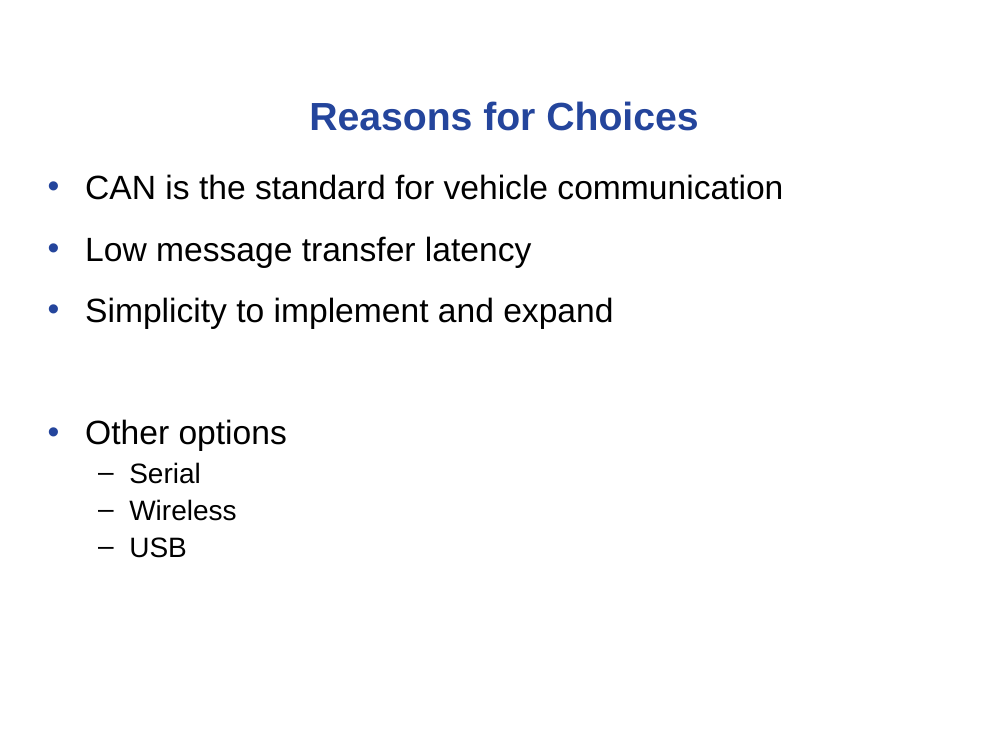
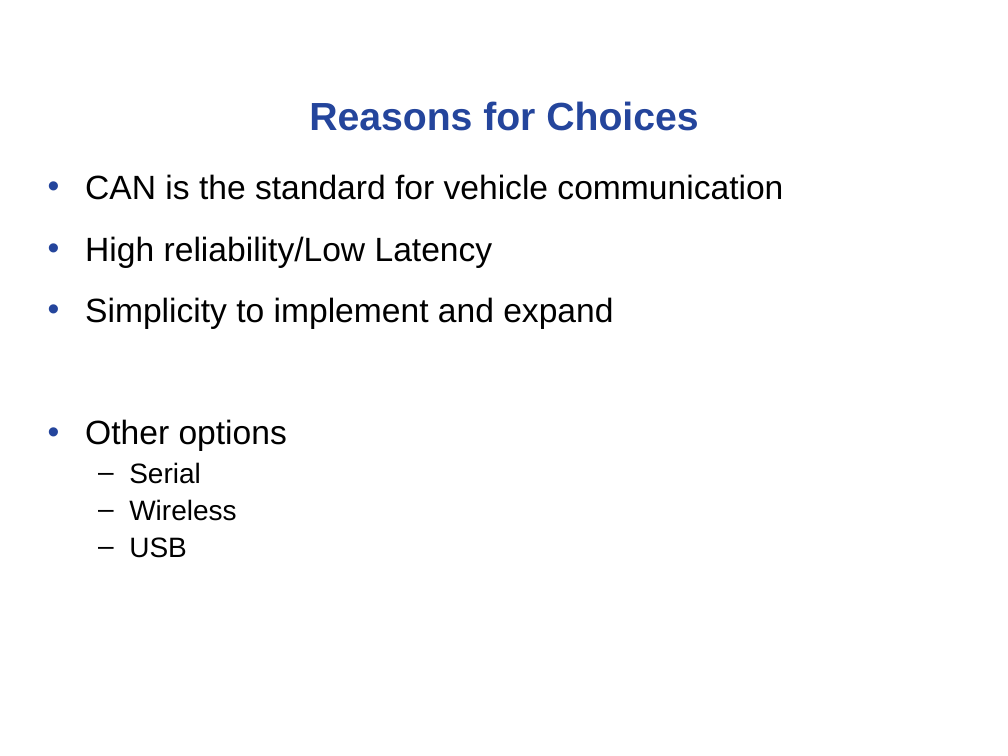
Before and after one commit to noahterickson/DigitalDash, a slide deck: slide 7 of Proposal/Project Proposal.ppt (slide 9 before the commit). Drawn at 1008x756 pixels with LibreOffice and Linux fonts; fonts in the diff are those of the drawing; background and template pictures are left out. Boxes give left, top, right and bottom in pixels: in the first picture for what was removed or moved away, otherwise in the second. Text is boxed around its words. In the diff, an @@ line names an element or a change of style, - is before the commit and + after.

```diff
--- a/Proposal/Project Proposal.ppt
+++ b/Proposal/Project Proposal.ppt
@@ text at (85,236,493,268): text changed @@
-• Low message transfer latency
+• High reliability/Low Latency
```
Also in this commit, not shown: 3 other slides changed, 1 slide added, 1 slide removed.
